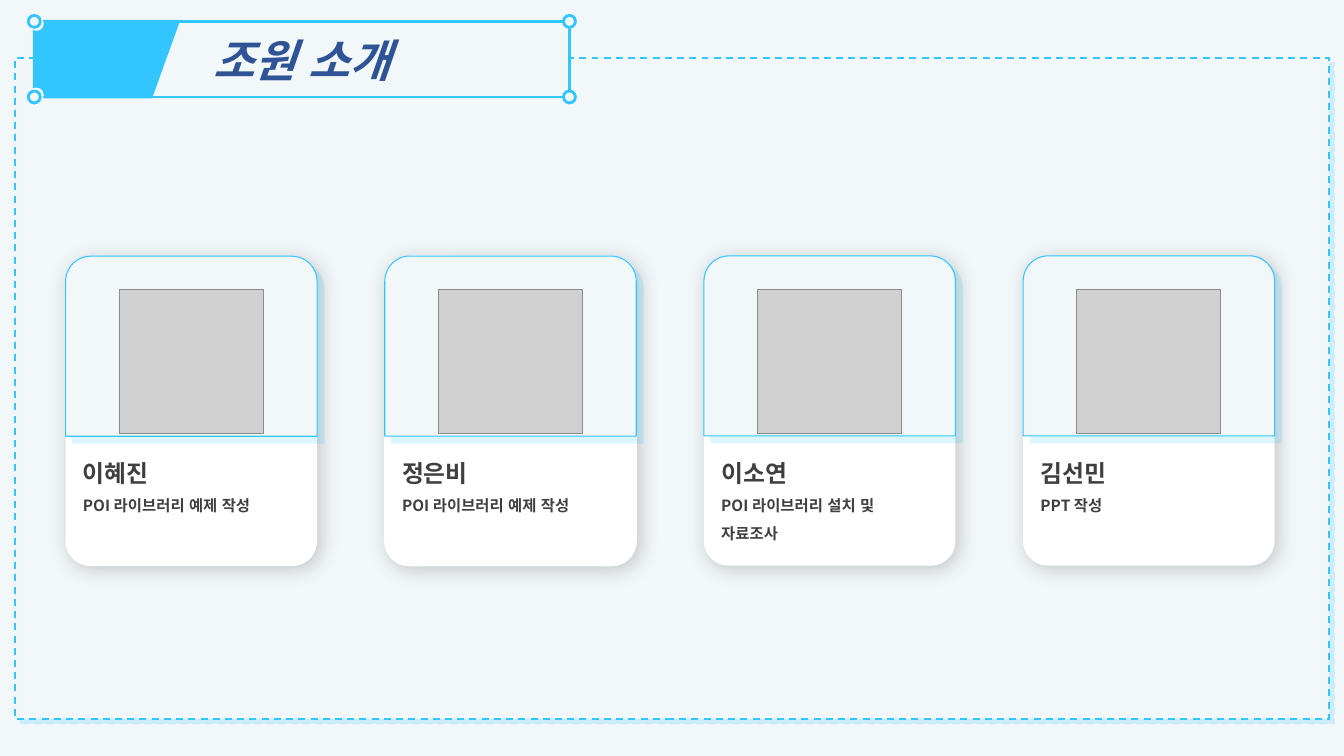
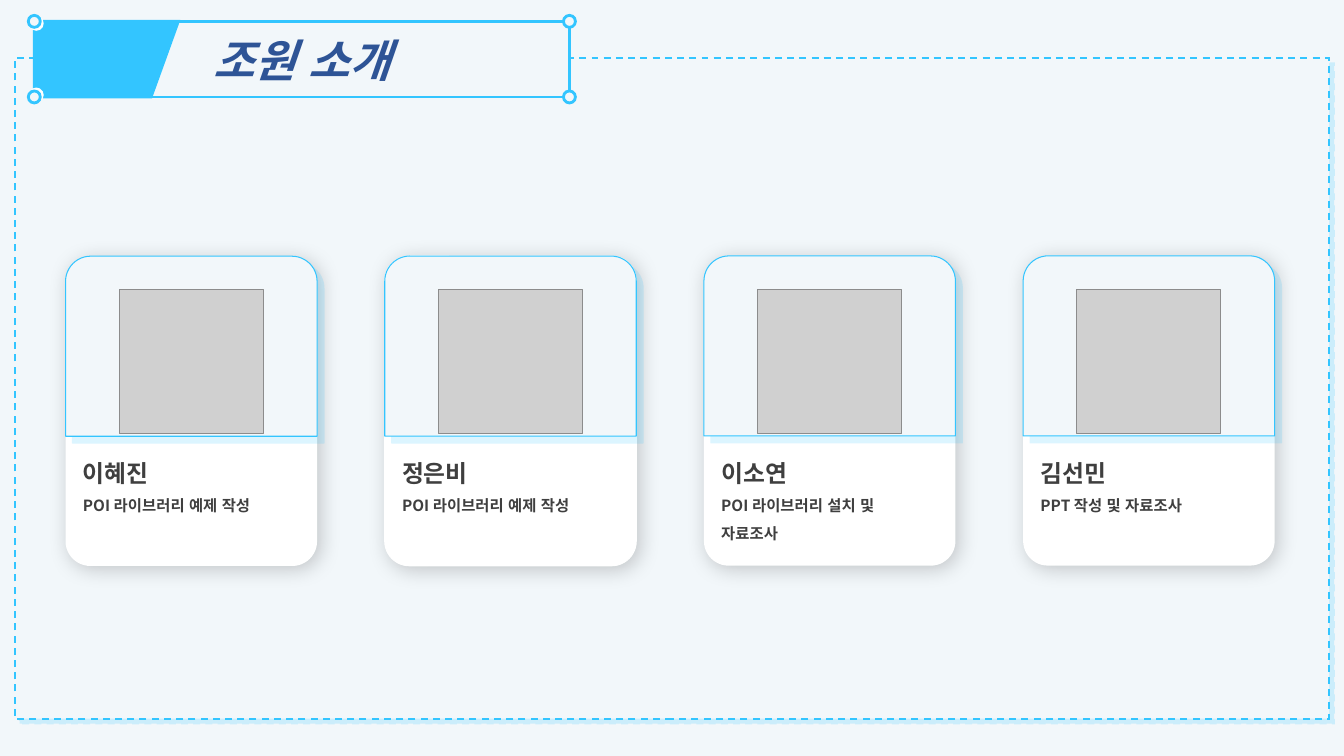
Before and after one commit to 4Mandoos/experiencedPOI, a slide deck: slide 3 of POITest/presentation/2조 POI라이브러리.pptx. Drawn at 1344x756 pixels with LibreOffice and Linux fonts; fonts in the diff are those of the drawing; grey boxes stand for pictures. Boxes give left, top, right and bottom in pixels: in the first picture for what was removed or moved away, otherwise in the second. Text is boxed around its words. In the diff, an @@ line names an element or a change of style, - is before the commit and + after.

```diff
--- a/POITest/presentation/2조 POI라이브러리.pptx
+++ b/POITest/presentation/2조 POI라이브러리.pptx
@@ text in rounded rectangle at (x1=1040, y1=498, x2=1182, y2=513): text changed @@
-PPT 작성
+PPT 작성 및 자료조사
```
Also in this commit, not shown: 7 other slides changed, 4 slides added, 2 slides removed.
